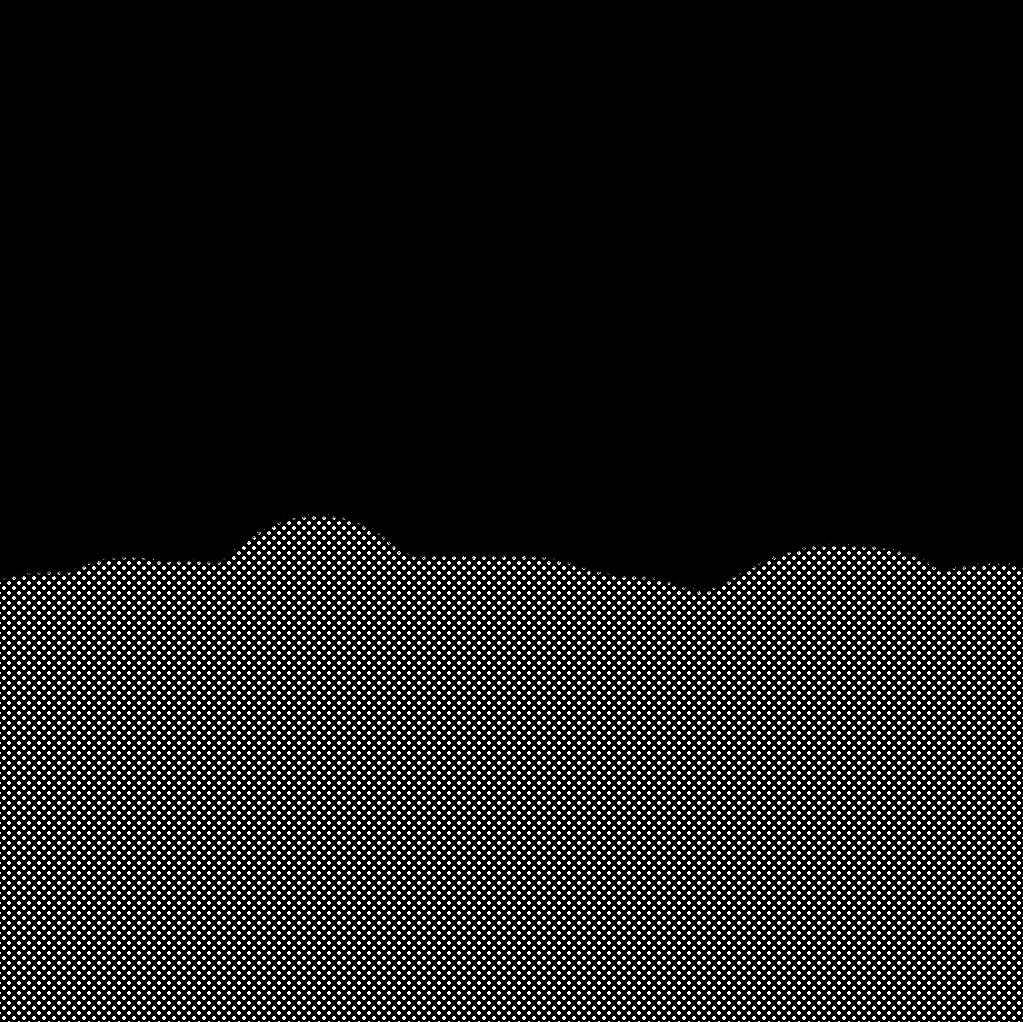
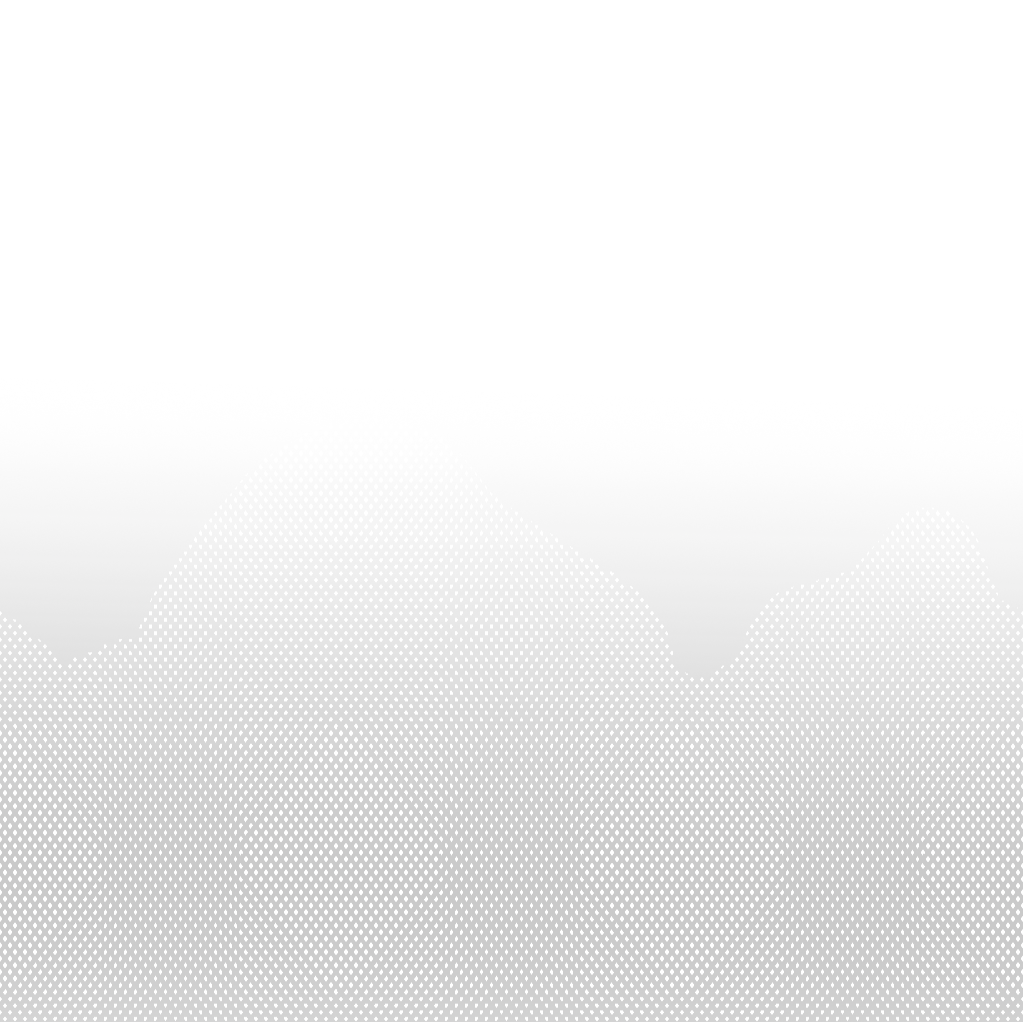
Comparing the layer stacks of the two 1023 × 1022 images. Changes:
removed layer "Layer 0" over (0, 513, 1023, 1022)
added layer "Layer 5" above "Layer 3" over (0, 419, 1023, 1022)
added layer "Layer 4" above "Layer 2" over (0, 378, 1023, 1022)
hid "Layer 2" over (0, 0, 1023, 1022)
